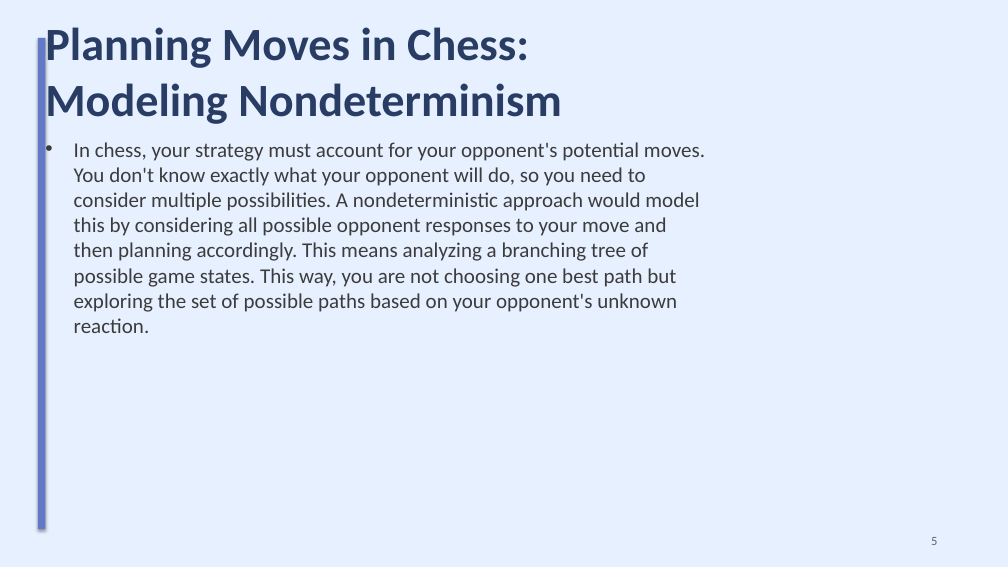
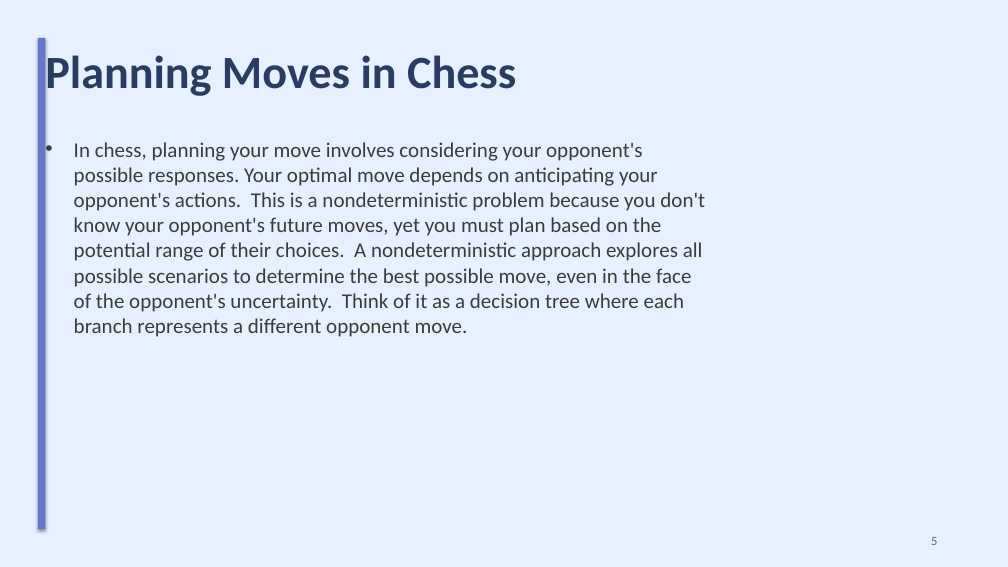
Before and after one commit to sanskarsri26/pdf-to-lecture, a slide deck: slide 5 of Styled_Slides.pptx. Drawn at 1008x567 pixels with LibreOffice and Linux fonts; fonts in the diff are those of the drawing. Boxes give left, top, right and bottom in pixels: in the first picture for what was removed or moved away, otherwise in the second. Text is boxed around its words. In the diff, an @@ line names an element or a change of style, - is before the commit and + after.

```diff
--- a/Styled_Slides.pptx
+++ b/Styled_Slides.pptx
@@ title at [45,49,516,99]: text changed @@
-Planning Moves in Chess: Modeling Nondeterminism
+Planning Moves in Chess
@@ text at [74,142,705,337]: text changed @@
-• In chess, your strategy must account for your opponent's potential moves. You don't know exactly what your opponent will do, so you need to consider multiple possibilities. A nondeterministic approach would model this by considering all possible opponent responses to your move and then planning accordingly. This means analyzing a branching tree of possible game states. This way, you are not choosing one best path but exploring the set of possible paths based on your opponent's unknown reaction.
+• In chess, planning your move involves considering your opponent's possible responses. Your optimal move depends on anticipating your opponent's actions. This is a nondeterministic problem because you don't know your opponent's future moves, yet you must plan based on the potential range of their choices. A nondeterministic approach explores all possible scenarios to determine the best possible move, even in the face of the opponent's uncertainty. Think of it as a decision tree where each branch represents a different opponent move.
```
Also in this commit, not shown: 8 other slides changed, 4 other files.
